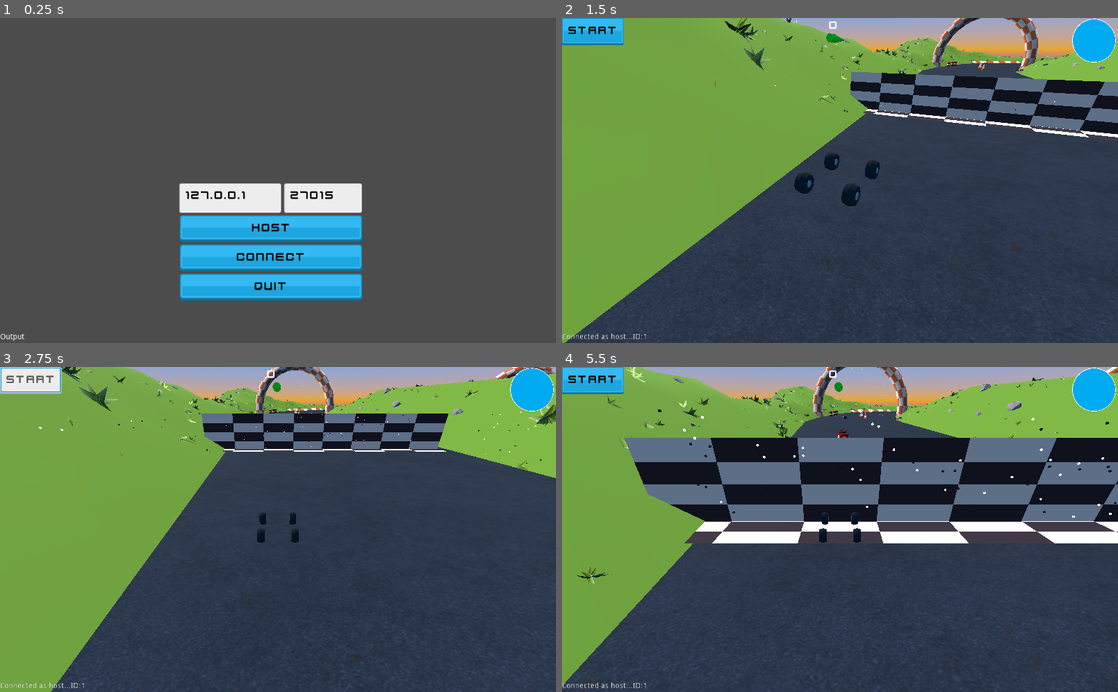
Above: before the commit, frames 1-4 (two rows, left to right).
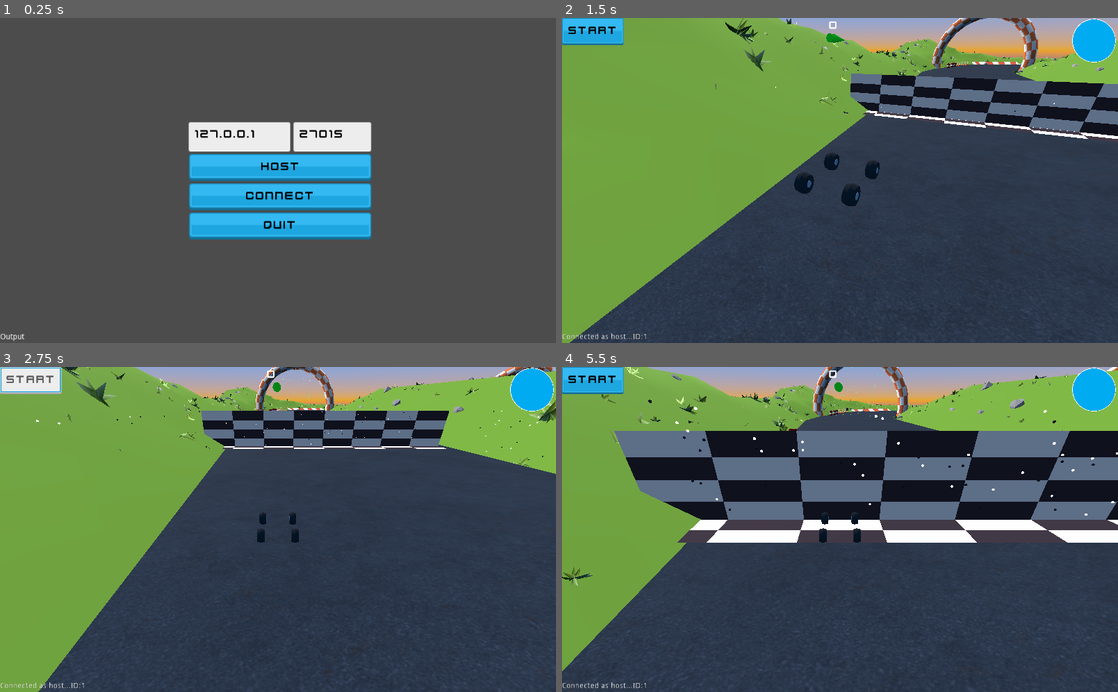
Above: after the commit, the same moments.

Repository: AssafDamari/cars_mp
Game: Godot game, scene res://scenes/main.tscn
Same seed, same stepped clock (60 frames per second), same inputs: the game is played once before the commit and once after it.
Inputs (mouse positions are in pixels of both pictures, inside the frame that each line leads up to):
- Up to frame 1 (0.25 s): no input
- Up to frame 2 (1.5 s): tap Enter at 0.5 s; move the mouse to (962, 164) at 0.52 s; hold D (right) 0.53-1.25 s; click (962, 164) at 0.6 s; tap Space (jump) at 0.77 s; click "Host" at 1.25 s
- Up to frame 3 (2.75 s): click "Start" at 2 s
- Up to frame 4 (5.5 s): click "Start" at 2.75 s; move the mouse to (812, 529) at 3.52 s; hold W (forward) from 3.53 s (still down); right-click (812, 529) at 3.6 s; tap Space (jump) at 3.77, 5.27 s; move the mouse to (851, 523) at 4.27 s; hold Shift (sprint) 4.28-5.03 s; move the mouse to (834, 536) at 5.02 s; click (834, 536) at 5.1 s

The runs differ from the first frame. In frame 1, 16% of the frame differs, in the area x 32-67%, y 32-87%; in frame 2, 3.4%; in frame 3, 4.7%; in frame 4, 10%.

Commit message:
disable mouse lock

Diff:
--- a/scenes/character.tscn
+++ b/scenes/character.tscn
@@ -52,11 +52,11 @@
 absorbent = true
 
 [sub_resource type="SphereShape" id=9]
-radius = 1.5
+radius = 1.1
 
 [sub_resource type="SphereMesh" id=10]
-radius = 1.5
-height = 3.0
+radius = 1.1
+height = 2.2
 
 [node name="character" type="Spatial" groups=[
 "Characters",
--- a/scenes/main.tscn
+++ b/scenes/main.tscn
@@ -22,11 +22,12 @@
 
 [node name="menu" type="Control" parent="display"]
 anchor_left = 0.5
-anchor_top = 0.5
 anchor_right = 0.5
-anchor_bottom = 0.5
-margin_left = -182.0
-margin_right = 182.0
+anchor_bottom = 1.0
+margin_left = -164.816
+margin_top = 186.679
+margin_right = -164.816
+margin_bottom = 186.679
 grow_horizontal = 2
 __meta__ = {
 "_edit_use_anchors_": false
--- a/scenes/map.tscn
+++ b/scenes/map.tscn
@@ -175,13 +175,13 @@
 [node name="obstacles" type="Spatial" parent="."]
 
 [node name="barrel" parent="obstacles" instance=ExtResource( 10 )]
-transform = Transform( 1, 0, 0, 0, 1, 0, 0, 0, 1, 24.0341, 0.803673, -43.786 )
+transform = Transform( 1, 0, 0, 0, 1, 0, 0, 0, 1, 16.838, 0.803673, -43.786 )
 
 [node name="barrel_20" parent="obstacles" instance=ExtResource( 10 )]
-transform = Transform( 1, 0, 0, 0, 1, 0, 0, 0, 1, 24.0341, 0.803673, -40.4292 )
+transform = Transform( 1, 0, 0, 0, 1, 0, 0, 0, 1, 16.6425, 0.803673, -40.4292 )
 
 [node name="barrel_21" parent="obstacles" instance=ExtResource( 10 )]
-transform = Transform( 1, 0, 0, 0, 1, 0, 0, 0, 1, 23.8764, 0.803673, -36.5743 )
+transform = Transform( 1, 0, 0, 0, 1, 0, 0, 0, 1, 16.4522, 0.803673, -36.5743 )
 
 [node name="barrel_2" parent="obstacles" instance=ExtResource( 10 )]
 transform = Transform( 1, 0, 0, 0, 1, 0, 0, 0, 1, 26.6359, 0.803673, -120.069 )
@@ -193,11 +193,23 @@
 transform = Transform( 1, 0, 0, 0, 1, 0, 0, 0, 1, 23.9211, 0.803673, -111.791 )
 
 [node name="barrel_5" parent="obstacles" instance=ExtResource( 10 )]
-transform = Transform( 1, 0, 0, 0, 1, 0, 0, 0, 1, 127.318, 0.803673, -111.791 )
+transform = Transform( 1, 0, 0, 0, 1, 0, 0, 0, 1, 143.991, 0.803673, -111.791 )
+
+[node name="barrel_22" parent="obstacles" instance=ExtResource( 10 )]
+transform = Transform( 1, 0, 0, 0, 1, 0, 0, 0, 1, 143.991, 0.803673, -113.874 )
+
+[node name="barrel_23" parent="obstacles" instance=ExtResource( 10 )]
+transform = Transform( 1, 0, 0, 0, 1, 0, 0, 0, 1, 145.494, 0.803673, -113.249 )
 
 [node name="barrel_6" parent="obstacles" instance=ExtResource( 10 )]
 transform = Transform( 1, 0, 0, 0, 1, 0, 0, 0, 1, 118.341, 0.803673, -1.34263 )
 
+[node name="barrel_24" parent="obstacles" instance=ExtResource( 10 )]
+transform = Transform( 1, 0, 0, 0, 1, 0, 0, 0, 1, 115.081, 0.803673, -1.34263 )
+
+[node name="barrel_25" parent="obstacles" instance=ExtResource( 10 )]
+transform = Transform( 1, 0, 0, 0, 1, 0, 0, 0, 1, 113.076, 0.803673, -4.26834 )
+
 [node name="barrel_7" parent="obstacles" instance=ExtResource( 10 )]
 transform = Transform( 1, 0, 0, 0, 1, 0, 0, 0, 1, 113.859, 0.803673, 135.054 )
 
@@ -238,13 +250,25 @@
 transform = Transform( 1, 0, 0, 0, 1, 0, 0, 0, 1, -97.3243, 0.803673, -43.7008 )
 
 [node name="cone" parent="obstacles" instance=ExtResource( 11 )]
-transform = Transform( 1, 0, 0, 0, 1, 0, 0, 0, 1, 35.6771, 0, -108.596 )
+transform = Transform( 1, 0, 0, 0, 1, 0, 0, 0, 1, 27.947, 0, -126.8 )
 
 [node name="cone_2" parent="obstacles" instance=ExtResource( 11 )]
-transform = Transform( 1, 0, 0, 0, 1, 0, 0, 0, 1, 35.6771, 0, -105.033 )
+transform = Transform( 1, 0, 0, 0, 1, 0, 0, 0, 1, 29.0041, 0, -129.717 )
 
 [node name="cone_3" parent="obstacles" instance=ExtResource( 11 )]
-transform = Transform( 1, 0, 0, 0, 1, 0, 0, 0, 1, 35.6771, 0, -96.6992 )
+transform = Transform( 1, 0, 0, 0, 1, 0, 0, 0, 1, 142.786, 0, -96.6992 )
+
+[node name="cone_7" parent="obstacles" instance=ExtResource( 11 )]
+transform = Transform( 1, 0, 0, 0, 1, 0, 0, 0, 1, 142.786, 0, -87.0694 )
+
+[node name="cone_8" parent="obstacles" instance=ExtResource( 11 )]
+transform = Transform( 1, 0, 0, 0, 1, 0, 0, 0, 1, 135.057, 0, -79.9579 )
 
 [node name="cone_4" parent="obstacles" instance=ExtResource( 11 )]
-transform = Transform( 1, 0, 0, 0, 1, 0, 0, 0, 1, 35.6771, 0, -96.6992 )
+transform = Transform( 1, 0, 0, 0, 1, 0, 0, 0, 1, 30.0082, 0, -133.108 )
+
+[node name="cone_5" parent="obstacles" instance=ExtResource( 11 )]
+transform = Transform( 1, 0, 0, 0, 1, 0, 0, 0, 1, 31.439, 0, -135.468 )
+
+[node name="cone_6" parent="obstacles" instance=ExtResource( 11 )]
+transform = Transform( 1, 0, 0, 0, 1, 0, 0, 0, 1, 32.9471, 0, -138.982 )
--- a/scripts/camera.gd
+++ b/scripts/camera.gd
@@ -51,14 +51,3 @@
 
 func start_race():
 	SignalManager.emit_signal("first_checkpoint_request")
-#func _input(event):
-#	# If we are moving the mouse and mouse is captured within the window
-#	if event is InputEventMouseMotion and Input.get_mouse_mode() == Input.MOUSE_MODE_CAPTURED:
-#		# Rotate the head shape. Camera copies it's rotation.
-#		head.rotate_x(deg2rad(event.relative.y * MOUSE_SENSITIVITY * -0.05))
-#		# Clamp rotation of the head on X axis
-#		var head_rotation = head.rotation_degrees
-#		head_rotation.x = clamp(head_rotation.x, -80, 80)
-#		head.rotation_degrees = head_rotation
-#		# Rotate the body of the character
-#		#character.rotate_y(deg2rad(event.relative.x * MOUSE_SENSITIVITY * -0.05))
--- a/scripts/character.gd
+++ b/scripts/character.gd
@@ -22,7 +22,7 @@
 var cmd = [false, false, false, false, false, false, false, false]
 
 # Where to place the car mesh relative to the sphere
-var sphere_offset = Vector3(0, -1, 0)
+var sphere_offset = Vector3(0, -0.9, 0)
 # Engine power
 var acceleration = 70
 # initial speed
--- a/scripts/player.gd
+++ b/scripts/player.gd
@@ -3,8 +3,8 @@
 
 func _ready():
 	# Capture the mouse cursor within the window frame
-	Input.set_mouse_mode(Input.MOUSE_MODE_CAPTURED)
-
+	###Input.set_mouse_mode(Input.MOUSE_MODE_CAPTURED)
+	pass
 
 func _physics_process(_delta):
 	# Send our input to the character
@@ -18,11 +18,11 @@
 	character.cmd[7] = Input.is_action_just_pressed("secondary")
 
 	# Escape toggles the mouse mode
-	if Input.is_action_just_pressed("ui_cancel"):
-		if Input.get_mouse_mode() == Input.MOUSE_MODE_CAPTURED:
-			Input.set_mouse_mode(Input.MOUSE_MODE_VISIBLE)
-		else:
-			Input.set_mouse_mode(Input.MOUSE_MODE_CAPTURED)
+	###if Input.is_action_just_pressed("ui_cancel"):
+	###	if Input.get_mouse_mode() == Input.MOUSE_MODE_CAPTURED:
+	###		Input.set_mouse_mode(Input.MOUSE_MODE_VISIBLE)
+	###	else:
+	###		Input.set_mouse_mode(Input.MOUSE_MODE_CAPTURED)
 
 # For type checking
 func is_player():
